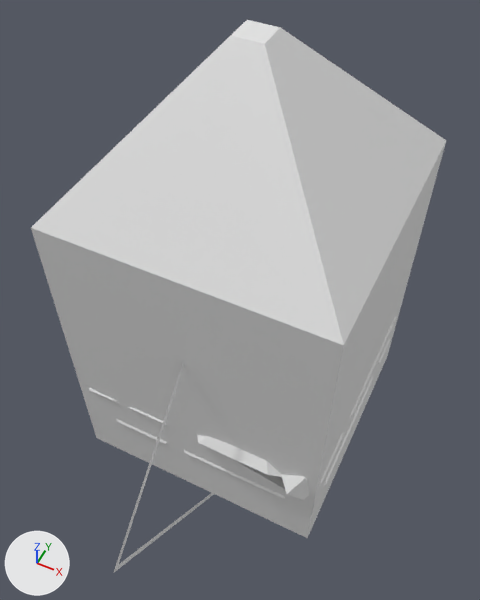
Renders of the glTF model assets/entities/polytope/polytope.glb from each side of a commit.
One viewpoint serves both versions: a 50 mm camera at (2.2, -4.67, 6.75) aimed at (-0.21, 0.13, 0.74). Every picture has the same lights, and +X, +Y and +Z are marked at lower left. Vertices at the same position are counted once.

In view in the first picture: 'monster_1'.
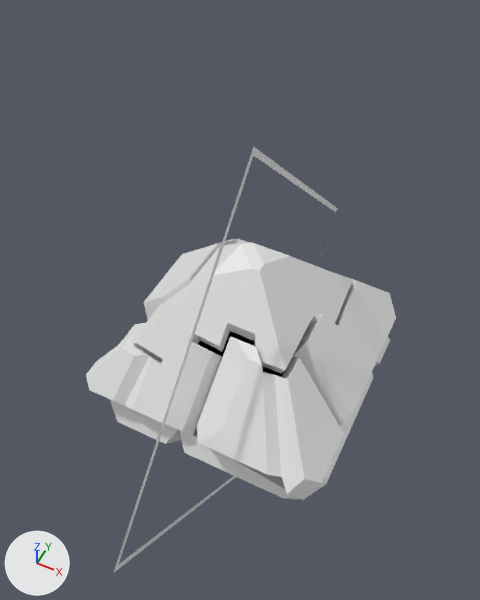
Location of each change, [x1, y1, x2, y2] in pixels of the pictures (480 x 600 px; the box of a moved part takes in the faces that stretch with it):
'monster_1', reshaped (25% narrower, 23% shorter): before [31, 20, 446, 573]; after [86, 147, 396, 573]
part 1 of me_monster_1_mesh, moved or reshaped (not visible afterwards): before [31, 20, 446, 538]

The change, as a list of edits to the scene's bpy script:
```text
Change me_monster_1_mesh:
    where me_monster_1_mesh.from_pydata(...)  # 2484 vertices, 4859 faces; spans x -1.52..1.52, y -3.1..3.1, z -3.1..4.2
    used by ob_monster_1; location = (0.0, 0.0, 0.0)
    me_monster_1_mesh part 1: the loose piece of 12 vertices spanning x -1.5..1.5, y -1.5..1.5, z -1.0..4.2 is scaled about the mesh origin by 0.1
```
